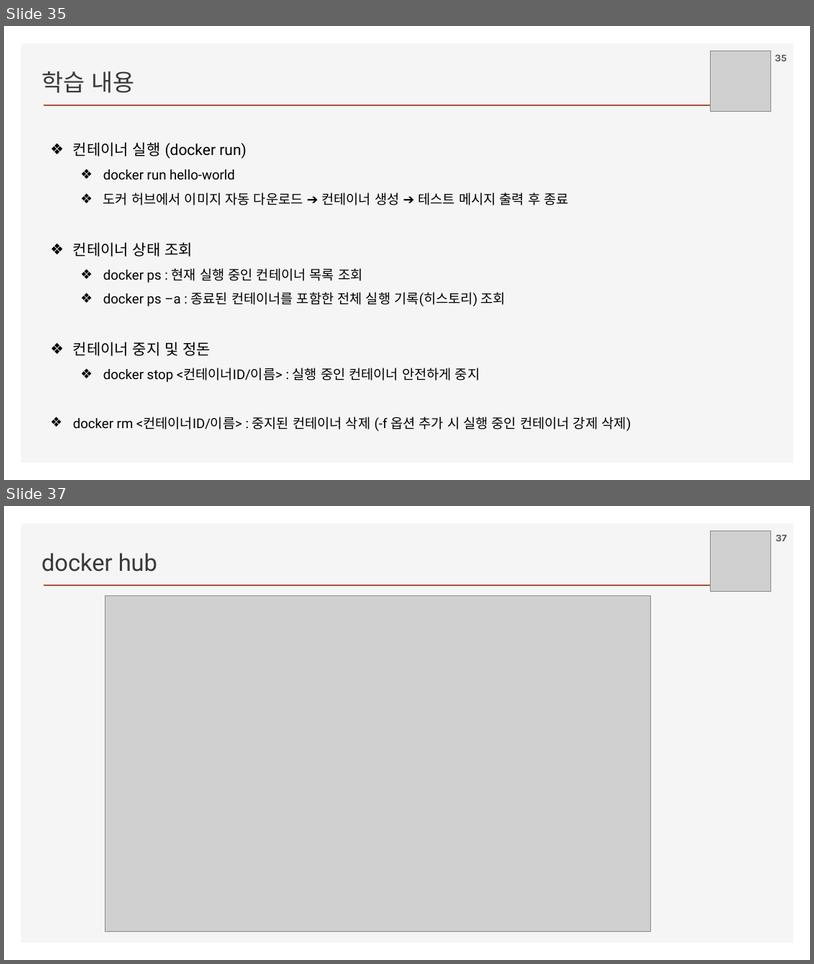
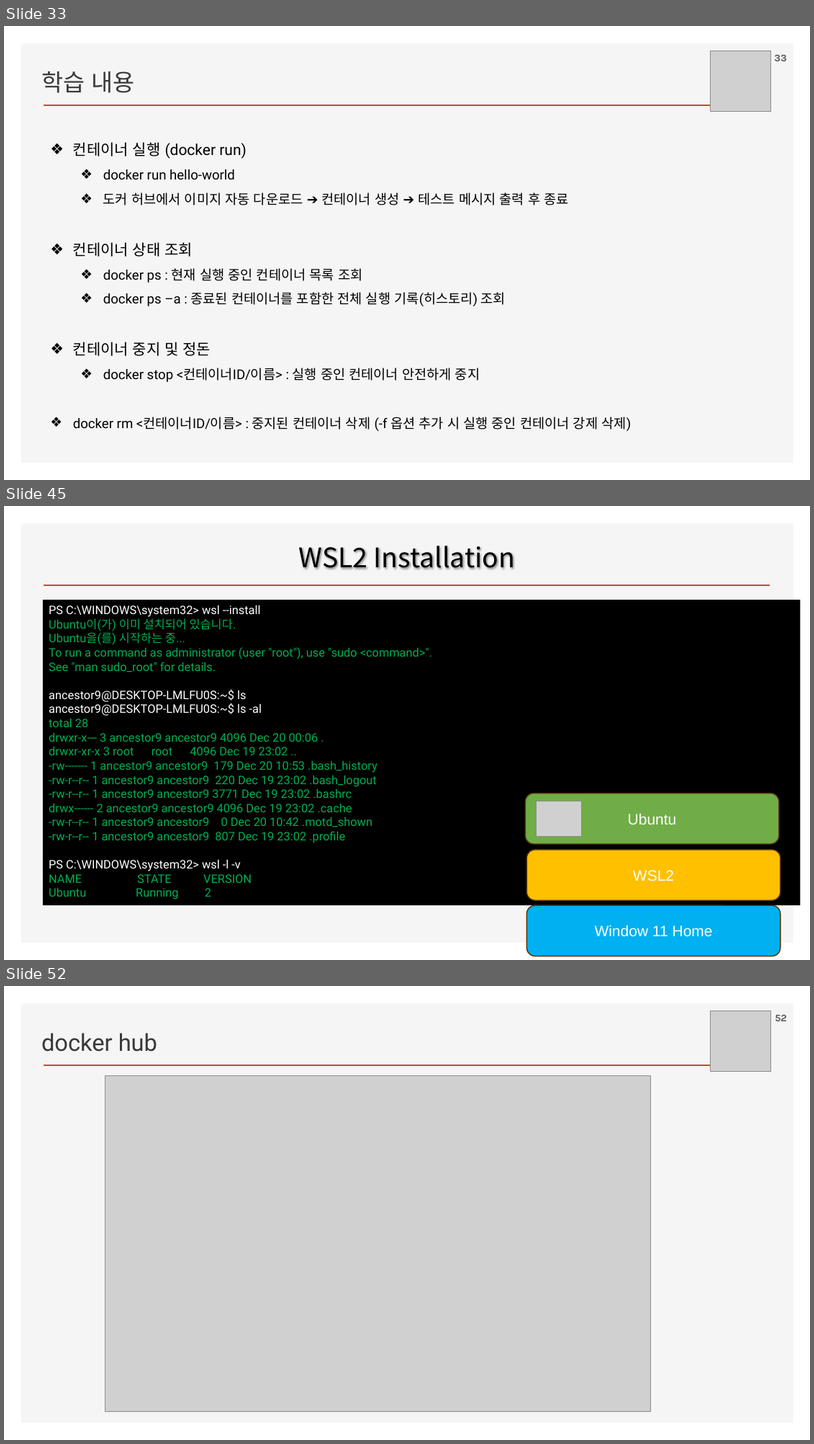
Before and after one commit to ancestor9/2026_Fall_Application-Deployment, a slide deck: App Deployment.pptx. Shown one above the other, each under a label of ours: slides 35 and 37 before the commit, slides 33, 45 and 52 after it; the slides between them are not shown. The pictures are 814x964 and 814x1444 pixels, drawn with LibreOffice and Linux fonts; fonts in the diff are those of the drawing; grey boxes stand for pictures; background and template pictures are left out. Boxes give left, top, right and bottom in pixels: in the first picture for what was removed or moved away, otherwise in the second. Text is boxed around its words. In the diff, an @@ line names an element or a change of style, - is before the commit and + after.

```diff
--- a/App Deployment.pptx
+++ b/App Deployment.pptx
@@ slide 45 added at <box>4,506,810,960</box>, background #FFFFFF; not listed: 2 template elements that a slide beside it also shows @@
@@ title added at <box>299,546,515,569</box>, 32 pt, text #000000 @@
+WSL2 Installation
@@ rectangle added at <box>43,600,801,906</box>, fill #000000, 14 pt, text #00B050 @@
+PS C:\WINDOWS\system32> wsl --install
+Ubuntu이(가) 이미 설치되어 있습니다.
+Ubuntu을(를) 시작하는 중...
+To run a command as administrator (user "root"), use "sudo <command>".
+See "man sudo_root" for details.
+ancestor9@DESKTOP-LMLFU0S:~$ ls
+ancestor9@DESKTOP-LMLFU0S:~$ ls -al
+total 28
+drwxr-x--- 3 ancestor9 ancestor9 4096 Dec 20 00:06 .
+drwxr-xr-x 3 root root 4096 Dec 19 23:02 ..
+-rw------- 1 ancestor9 ancestor9 179 Dec 20 10:53 .bash_history
+-rw-r--r-- 1 ancestor9 ancestor9 220 Dec 19 23:02 .bash_logout
+-rw-r--r-- 1 ancestor9 ancestor9 3771 Dec 19 23:02 .bashrc
+drwx------ 2 ancestor9 ancestor9 4096 Dec 19 23:02 .cache
+-rw-r--r-- 1 ancestor9 ancestor9 0 Dec 20 10:42 .motd_shown
+-rw-r--r-- 1 ancestor9 ancestor9 807 Dec 19 23:02 .profile
+PS C:\WINDOWS\system32> wsl -l -v
+NAME STATE VERSION
+Ubuntu Running 2
@@ rounded rectangle added at <box>525,793,779,844</box>, fill #70AD47, outline #563705 1.25 pt, 18 pt, text #FFFFFF @@
+Ubuntu
@@ picture added at <box>537,801,582,836</box> @@
@@ rounded rectangle added at <box>527,849,782,901</box>, fill #FFC000, outline #563705 1.25 pt, 18 pt, text #FFFFFF @@
+WSL2
@@ rounded rectangle added at <box>527,906,782,956</box>, fill #00B0F0, outline #563705 1.25 pt, 18 pt, text #FFFFFF @@
+Window 11 Home
@@ what was slide 35 is now slide 33 @@
@@ page number at <box>774,55,787,61</box>: text changed @@
-35
+33
@@ what was slide 37 is now slide 52 @@
@@ page number at <box>775,1015,787,1021</box>: text changed @@
-37
+52
```
Also in this commit, not shown: 2 slides changed, 19 other slides added, 1 slide removed.
